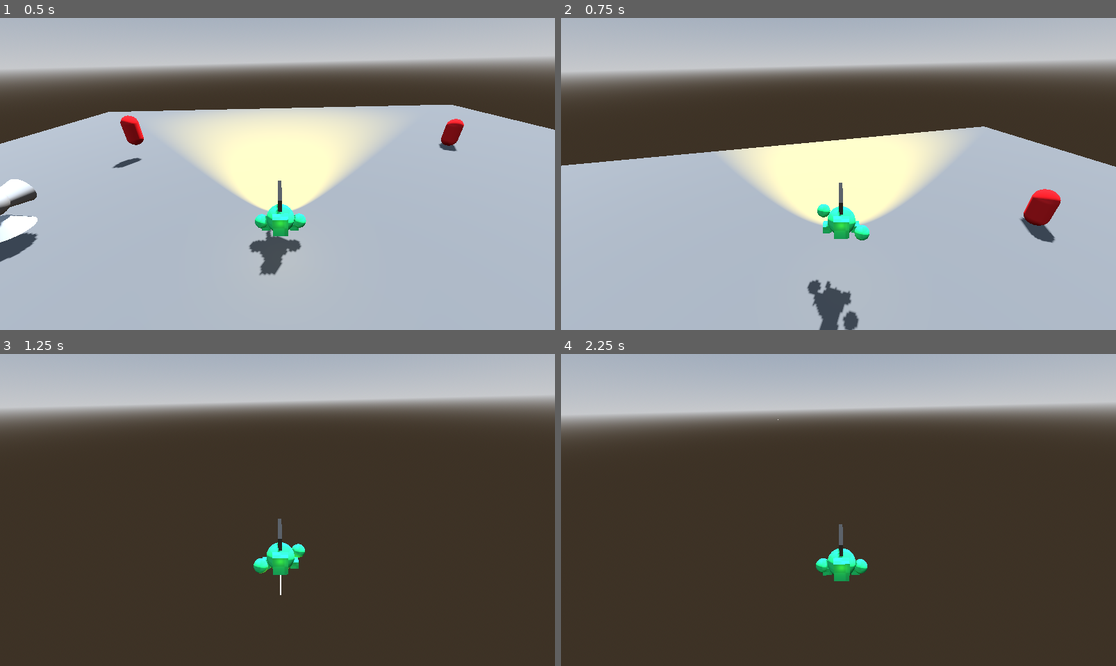
Above: before the commit, frames 1-4 (two rows, left to right).
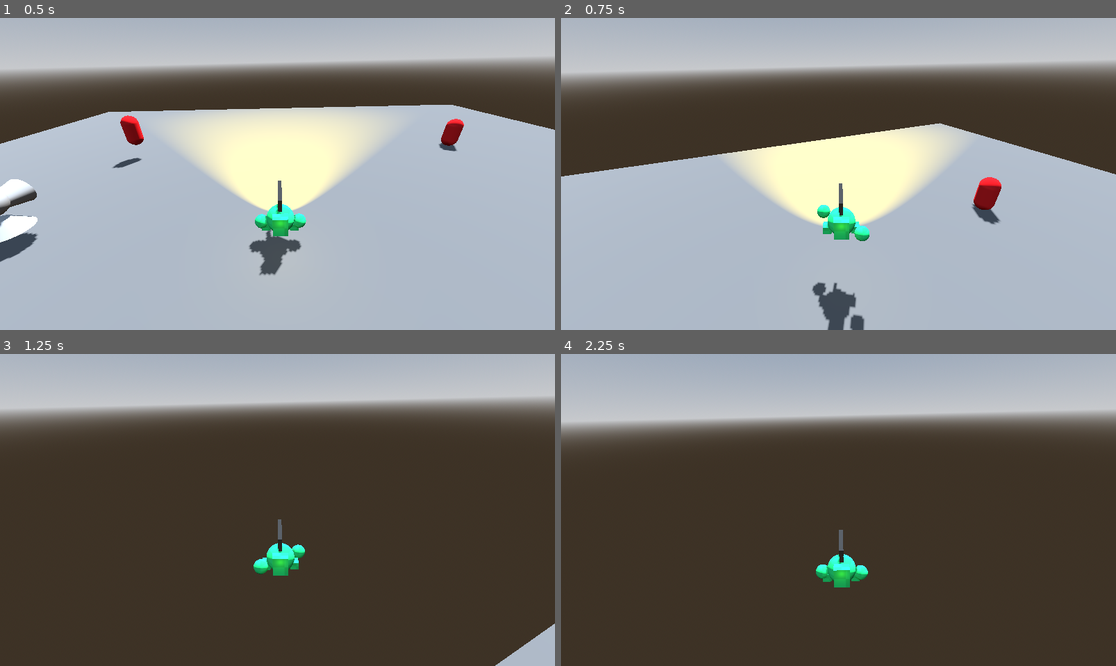
Above: after the commit, the same moments.

Repository: warrenscipio/last-stand-game-jam
Game: Godot game, scene res://world.tscn
The game is run twice, just before and just after one commit, with the same random seed, the same clock (stepped at 60 frames per second) and the same inputs. Before the commit the project has no main scene; this scene is started directly in both runs.
Inputs (mouse positions are in pixels of both pictures, inside the frame that each line leads up to):
- Up to frame 1 (0.5 s): no input
- Up to frame 2 (0.75 s): tap Enter (ui_accept) at 0.5 s; move the mouse to (866, 174) at 0.52 s; hold W (move_up) from 0.53 s (still down); hold Shift (run) from 0.53 s (still down)
- Up to frame 3 (1.25 s): keep holding W (move_up); keep holding Shift (run); tap Enter (ui_accept) at 0.77 s; click (305, 510) at 0.8 s
- Up to frame 4 (2.25 s): keep holding W (move_up); move the mouse to (810, 510) at 1.27 s; release Shift (run) at 1.28 s; click (810, 510) at 1.35 s; tap Enter (ui_accept) at 1.52 s; tap T (pickup, bound only after the commit) at 1.55, 2.1 s; move the mouse to (849, 503) at 2.02 s

Frame 1 is identical in both runs. In frame 2, 3.9% of the frame differs, in the area x 0-100%, y 33-100%; in frame 3, 0.9%; in frame 4, 6.4%, in the area x 0-100%, y 16-75%.

Commit message:
adding capaability to throw stuff

Diff:
--- /dev/null
+++ b/Scenes/basicEnvironment.tscn
@@ -0,0 +1,55 @@
+[gd_scene load_steps=10 format=3 uid="uid://2f4fewc7a6bc"]
+
+[ext_resource type="PackedScene" uid="uid://c6vk43xiu5l88" path="res://Scenes/player.tscn" id="1_sjqef"]
+[ext_resource type="Texture2D" uid="uid://cfc6c3vmc70bl" path="res://Textures/basicEnvironment/textures/greyGrid.png" id="2_16n0j"]
+[ext_resource type="Texture2D" uid="uid://jecq2yv63a5u" path="res://Textures/basicEnvironment/textures/orangeGrid.png" id="3_qydhc"]
+[ext_resource type="PackedScene" uid="uid://b0dut3low8p51" path="res://Scenes/throwable.tscn" id="4_gtp3n"]
+
+[sub_resource type="ProceduralSkyMaterial" id="ProceduralSkyMaterial_if14w"]
+sky_top_color = Color(0.396078, 0.529412, 0.819608, 1)
+sky_horizon_color = Color(0.64902, 0.674603, 0.738152, 1)
+ground_horizon_color = Color(0.64902, 0.674603, 0.738152, 1)
+
+[sub_resource type="Sky" id="Sky_wcexa"]
+sky_material = SubResource("ProceduralSkyMaterial_if14w")
+
+[sub_resource type="Environment" id="Environment_rvrft"]
+background_mode = 2
+sky = SubResource("Sky_wcexa")
+tonemap_mode = 2
+glow_enabled = true
+fog_enabled = true
+fog_light_color = Color(0.517647, 0.552941, 0.607843, 1)
+
+[sub_resource type="StandardMaterial3D" id="StandardMaterial3D_kywkq"]
+albedo_texture = ExtResource("2_16n0j")
+
+[sub_resource type="StandardMaterial3D" id="StandardMaterial3D_5mn5s"]
+albedo_texture = ExtResource("3_qydhc")
+
+[node name="BasicEnvironment" type="Node3D"]
+
+[node name="player" parent="." instance=ExtResource("1_sjqef")]
+
+[node name="DirectionalLight3D" type="DirectionalLight3D" parent="."]
+transform = Transform3D(-0.866023, -0.433016, 0.250001, 0, 0.499998, 0.866027, -0.500003, 0.749999, -0.43301, 0, 0, 0)
+light_color = Color(0.756863, 0.52549, 0.180392, 1)
+shadow_enabled = true
+
+[node name="WorldEnvironment" type="WorldEnvironment" parent="."]
+environment = SubResource("Environment_rvrft")
+
+[node name="floor" type="CSGBox3D" parent="."]
+material_override = SubResource("StandardMaterial3D_kywkq")
+use_collision = true
+size = Vector3(100, 1, 100)
+
+[node name="sphere1" type="CSGSphere3D" parent="."]
+transform = Transform3D(1, 0, 0, 0, 1, 0, 0, 0, 1, -11.2937, 2.56729, -5.04144)
+material_override = SubResource("StandardMaterial3D_5mn5s")
+use_collision = true
+radius = 2.0
+
+[node name="Throwable" parent="." instance=ExtResource("4_gtp3n")]
+transform = Transform3D(1, 0, 0, 0, 1, 0, 0, 0, 1, 0, 4.21475, -9.87451)
+maxPickupDistance = 10
--- /dev/null
+++ b/Scenes/physics_box.tscn
@@ -0,0 +1,17 @@
+[gd_scene load_steps=3 format=3 uid="uid://b80auskecjwjf"]
+
+[ext_resource type="Material" uid="uid://b018awwksjln" path="res://Textures/basicEnvironment/materials/greenGrid.tres" id="1_ojc0k"]
+
+[sub_resource type="BoxShape3D" id="BoxShape3D_uhv85"]
+size = Vector3(2, 2, 2)
+
+[node name="physicsBox" type="RigidBody3D"]
+collision_layer = 0
+collision_mask = 0
+
+[node name="CSGBox3D" type="CSGBox3D" parent="."]
+material_override = ExtResource("1_ojc0k")
+size = Vector3(2, 2, 2)
+
+[node name="CollisionShape3D" type="CollisionShape3D" parent="."]
+shape = SubResource("BoxShape3D_uhv85")
--- /dev/null
+++ b/Scenes/throwable.tscn
@@ -0,0 +1,11 @@
+[gd_scene load_steps=3 format=3 uid="uid://b0dut3low8p51"]
+
+[ext_resource type="Script" path="res://Scripts/throwable.gd" id="1_7rdkb"]
+[ext_resource type="PackedScene" uid="uid://b80auskecjwjf" path="res://Scenes/physics_box.tscn" id="2_4wpk7"]
+
+[node name="Throwable" type="Node3D"]
+script = ExtResource("1_7rdkb")
+
+[node name="physicsBox" parent="." instance=ExtResource("2_4wpk7")]
+collision_layer = 1
+collision_mask = 1
--- a/Scenes/turret.tscn
+++ b/Scenes/turret.tscn
@@ -16,6 +16,21 @@
 top_radius = 0.25
 height = 1.0
 
+[sub_resource type="Animation" id="Animation_xxoq3"]
+length = 0.001
+tracks/0/type = "value"
+tracks/0/imported = false
+tracks/0/enabled = true
+tracks/0/path = NodePath("StaticBody3D/pivot_point/barrel:mesh:bottom_radius")
+tracks/0/interp = 1
+tracks/0/loop_wrap = true
+tracks/0/keys = {
+"times": PackedFloat32Array(0),
+"transitions": PackedFloat32Array(1),
+"update": 0,
+"values": [0.5]
+}
+
 [sub_resource type="Animation" id="Animation_hm1aw"]
 resource_name = "shoot"
 tracks/0/type = "value"
@@ -29,21 +44,6 @@
 "transitions": PackedFloat32Array(1, 1, 1),
 "update": 0,
 "values": [0.5, 0.6, 0.5]
-}
-
-[sub_resource type="Animation" id="Animation_xxoq3"]
-length = 0.001
-tracks/0/type = "value"
-tracks/0/imported = false
-tracks/0/enabled = true
-tracks/0/path = NodePath("StaticBody3D/pivot_point/barrel:mesh:bottom_radius")
-tracks/0/interp = 1
-tracks/0/loop_wrap = true
-tracks/0/keys = {
-"times": PackedFloat32Array(0),
-"transitions": PackedFloat32Array(1),
-"update": 0,
-"values": [0.5]
 }
 
 [sub_resource type="AnimationLibrary" id="AnimationLibrary_jp7r0"]
--- a/Scripts/gun.gd
+++ b/Scripts/gun.gd
@@ -12,12 +12,12 @@
 
 # Called every frame. 'delta' is the elapsed time since the previous frame.
 func _physics_process(delta):
-
-	if Input.is_action_just_pressed("shoot"):
-
-		if !gun_animation.is_playing():
-			gun_animation.play("shoot")
-			bullet_instance = bullet.instantiate()
-			bullet_instance.position = gun_barrel.global_position
-			bullet_instance.transform.basis = gun_barrel.global_transform.basis
-			get_node("/root/world").add_child(bullet_instance)
+	pass
+	#if Input.is_action_just_pressed("shoot"):
+		#
+		#if !gun_animation.is_playing():
+			#gun_animation.play("shoot")
+			#bullet_instance = bullet.instantiate()
+			#bullet_instance.position = gun_barrel.global_position
+			#bullet_instance.transform.basis = gun_barrel.global_transform.basis
+			#get_node("/root/world").add_child(bullet_instance)
--- a/Scripts/player.gd
+++ b/Scripts/player.gd
@@ -1,7 +1,11 @@
 extends CharacterBody3D
 
+signal try_pickup(player)
+signal throw_held_item(throwFromTransform)
 
-var bullet = load("res://Scenes/bullet.tscn")
+var bullet = preload("res://Scenes/bullet.tscn")
+
+var physics_box = preload("res://Scenes/physics_box.tscn")
 var instance
 @onready var camera_mount = $camera_mount
 @onready var visuals = $visuals
@@ -9,6 +13,7 @@
 @onready var gun_animation = $visuals/gun/AnimationPlayer
 @onready var gun_barrel = $visuals/gun/RayCast3D
 @onready var player_cam = $camera_mount/Camera3D
+@onready var collisionShape = $CollisionShape3D
 
 var SPEED = 5
 const JUMP_VELOCITY = 8
@@ -19,6 +24,7 @@
 #if I need to lock the character in an animation
 var is_locked = false
 var is_aiming = false
+var itemHeld = null
 var current_mouse_pos = null
 
 @export var sens_horiz = 0.2
@@ -48,13 +54,21 @@
 	if !animation_player.is_playing():
 		is_locked = false
 
-	#if Input.is_action_just_pressed("shoot"):
-		#if !gun_animation.is_playing():
-			#gun_animation.play("shoot")
-			#instance = bullet.instantiate()
-			#instance.position = gun_barrel.global_position
-			#instance.transform.basis = gun_barrel.global_transform.basis
-			#get_parent().get_parent().add_child(instance)
+	if Input.is_action_just_pressed("shoot"):
+		if !gun_animation.is_playing():
+			gun_animation.play("shoot")
+			instance = bullet.instantiate()
+			instance.position = gun_barrel.global_position
+			instance.transform.basis = gun_barrel.global_transform.basis
+			get_parent().get_parent().add_child(instance)
+
+	# broadly speaking, the player shouldn't manage the physics of throwing
+	# or activating, deactivating it.
+	if Input.is_action_just_pressed("throw"):
+		emit_signal("throw_held_item", gun_barrel.global_transform)
+
+	if Input.is_action_just_pressed("pickup"):
+		emit_signal("try_pickup", self)
 
 	#currently this locks any ongoing animation (toggle)
 	if Input.is_action_just_pressed("interact"):
--- /dev/null
+++ b/Scripts/throwable.gd
@@ -0,0 +1,49 @@
+extends Node3D
+
+# decouple act of throwing, managing item state from player
+# instead of spawning, add pickup in range
+@onready
+var itemToThrow : RigidBody3D = $physicsBox
+var player
+var isItemHeld : bool = false
+
+@export
+var maxPickupDistance = 10
+# Called when the node enters the scene tree for the first time.
+func _ready():
+	# connect to signals
+	# player must be a direct descendant of root node
+	player = get_tree().get_current_scene().get_node("player")
+	player.connect("try_pickup", on_try_pickup, 2)
+	player.connect("throw_held_item", on_throw_held_item, 2)
+
+
+# Called every frame. 'delta' is the elapsed time since the previous frame.
+func _process(delta):
+	pass
+
+func _physics_process(delta):
+	if isItemHeld:
+		updateItemHeldPos(itemToThrow, player.collisionShape)
+
+func throw(throwFrom: Transform3D):
+	var itemToThrow : RigidBody3D = get_child(0)
+	itemToThrow.set_freeze_enabled(false)
+	itemToThrow.apply_central_impulse(throwFrom.basis * Vector3(0,10,-20)) # what kind of multiplication are we doing here?
+
+func updateItemHeldPos(item : RigidBody3D, nodeToHoldOver):
+	var abovePlayer : Vector3 = nodeToHoldOver.get_global_position() + Vector3(0, 5, 0)
+	set_global_position(abovePlayer)
+
+func on_try_pickup(player: Variant):
+	print("on_try_pickup")
+	print(global_position.distance_to(player.global_position))
+	if global_position.distance_to(player.global_position) <= maxPickupDistance:
+		isItemHeld = true
+		itemToThrow.set_freeze_enabled(true)
+
+func on_throw_held_item(transformToThrowFrom):
+	print("throw_held_item")
+	if isItemHeld:
+		isItemHeld = false
+		throw(transformToThrowFrom)
--- /dev/null
+++ b/Textures/basicEnvironment/materials/greenGrid.tres
@@ -0,0 +1,6 @@
+[gd_resource type="StandardMaterial3D" load_steps=2 format=3 uid="uid://b018awwksjln"]
+
+[ext_resource type="Texture2D" uid="uid://cqupl4w17wqdn" path="res://Textures/green_grid.png" id="1_trxh0"]
+
+[resource]
+albedo_texture = ExtResource("1_trxh0")
--- a/project.godot
+++ b/project.godot
@@ -11,8 +11,14 @@
 [application]
 
 config/name="Last-stand-game-jam"
+run/main_scene="res://Scenes/basicEnvironment.tscn"
 config/features=PackedStringArray("4.2", "Forward Plus")
 config/icon="res://icon.svg"
+
+[display]
+
+window/size/viewport_width=1920
+window/size/viewport_height=1080
 
 [input]
 
@@ -61,7 +67,13 @@
 "events": [Object(InputEventKey,"resource_local_to_scene":false,"resource_name":"","device":-1,"window_id":0,"alt_press …(182 unchanged characters)…
 ]
 }
-
-[rendering]
-
-renderer/rendering_method="gl_compatibility"
+throw={
+"deadzone": 0.5,
+"events": [Object(InputEventKey,"resource_local_to_scene":false,"resource_name":"","device":-1,"window_id":0,"alt_pressed":false,"shift_pressed":false,"ctrl_pressed":false,"meta_pressed":false,"pressed":false,"keycode":81,"physical_keycode":81,"key_label":81,"unicode":113,"echo":false,"script":null)
+]
+}
+pickup={
+"deadzone": 0.5,
+"events": [Object(InputEventKey,"resource_local_to_scene":false,"resource_name":"","device":-1,"window_id":0,"alt_pressed":false,"shift_pressed":false,"ctrl_pressed":false,"meta_pressed":false,"pressed":false,"keycode":0,"physical_keycode":84,"key_label":0,"unicode":116,"echo":false,"script":null)
+]
+}
Binary file added: Textures/basicEnvironment/textures/greenGrid.png
Not shown, added: Textures/basicEnvironment/textures/greenGrid.png.import
Binary file added: Textures/basicEnvironment/textures/greyGrid.png
Not shown, added: Textures/basicEnvironment/textures/greyGrid.png.import
Binary file added: Textures/basicEnvironment/textures/orangeGrid.png
Not shown, added: Textures/basicEnvironment/textures/orangeGrid.png.import
Binary file added: Textures/basicEnvironment/textures/redGrid.png
Not shown, added: Textures/basicEnvironment/textures/redGrid.png.import
Not shown, added: Textures/basicEnvironment/bas7BA.tmp
